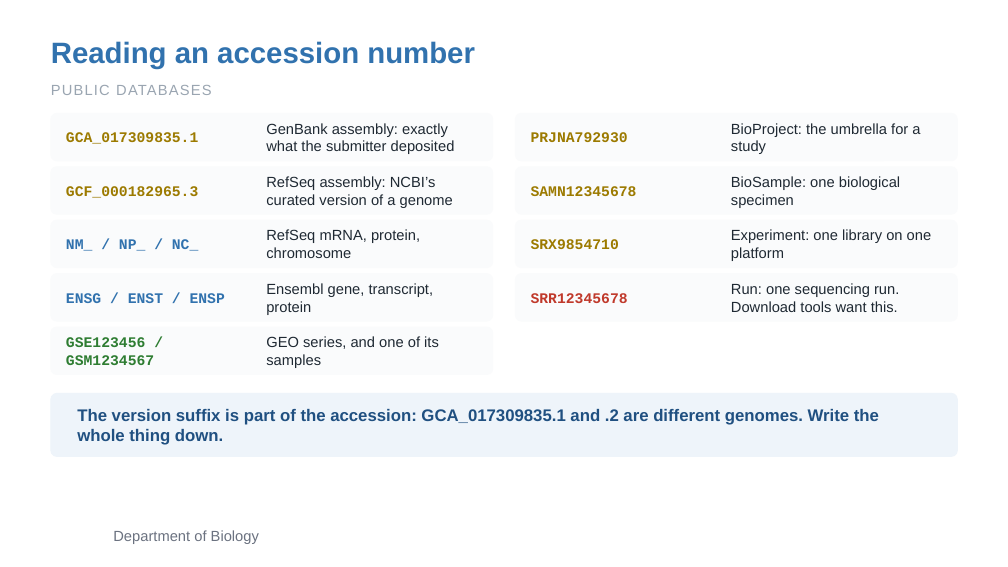
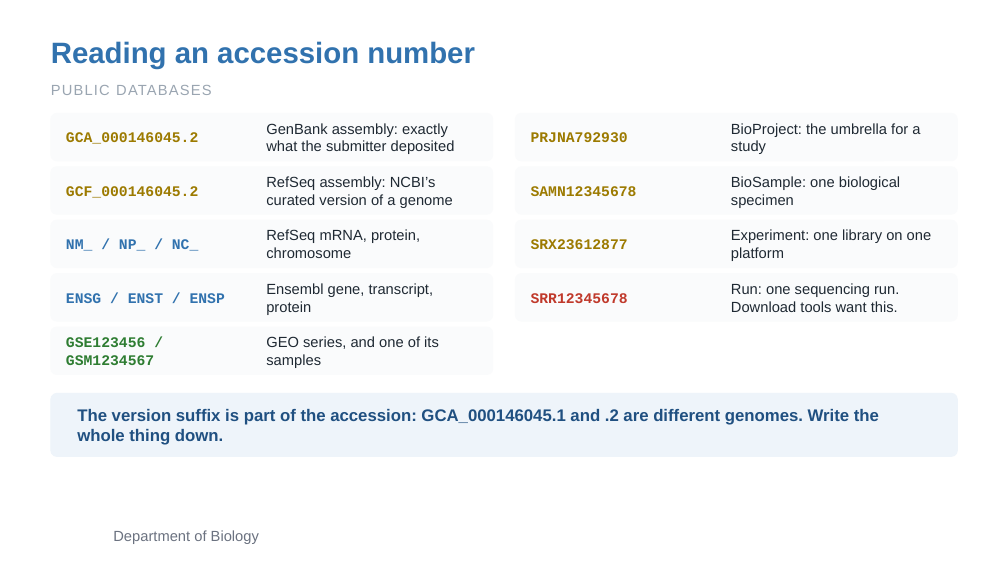
Before and after one commit to zhan4429/TuftsAppliedBioinfo, a slide deck: slide 17 of slides/week-01/Week01_Session2_HPC_Envs_Containers_Data.pptx. Drawn at 1008x567 pixels with LibreOffice and Linux fonts; fonts in the diff are those of the drawing; background and template pictures are left out. Boxes give left, top, right and bottom in pixels: in the first picture for what was removed or moved away, otherwise in the second. Text is boxed around its words. In the diff, an @@ line names an element or a change of style, - is before the commit and + after.

```diff
--- a/slides/week-01/Week01_Session2_HPC_Envs_Containers_Data.pptx
+++ b/slides/week-01/Week01_Session2_HPC_Envs_Containers_Data.pptx
@@ text at bbox=[66, 132, 198, 144]: text changed @@
-GCA_017309835.1
+GCA_000146045.2
@@ text at bbox=[66, 186, 198, 198]: text changed @@
-GCF_000182965.3
+GCF_000146045.2
@@ text at bbox=[531, 239, 628, 249]: text changed @@
-SRX9854710
+SRX23612877
@@ text at bbox=[77, 409, 879, 445]: text changed @@
-The version suffix is part of the accession: GCA_017309835.1 and .2 are different genomes. Write the whole thing down.
+The version suffix is part of the accession: GCA_000146045.1 and .2 are different genomes. Write the whole thing down.
```
Also in this commit, not shown: 5 other slides changed, 13 other files.
